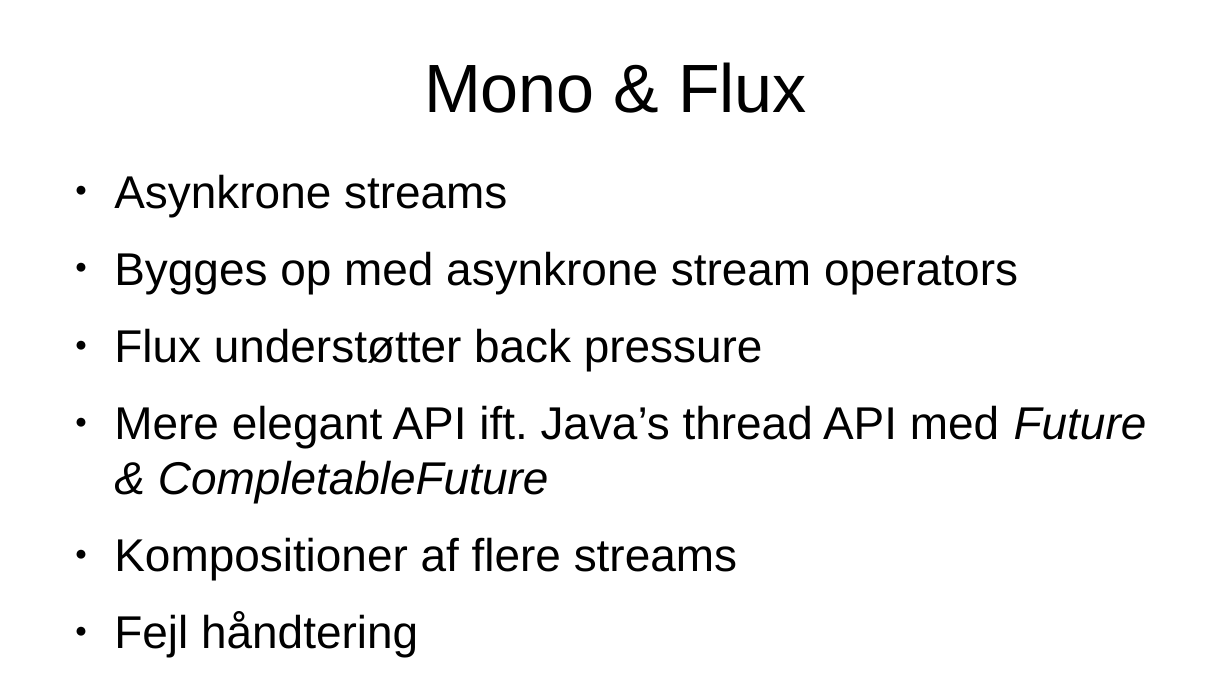
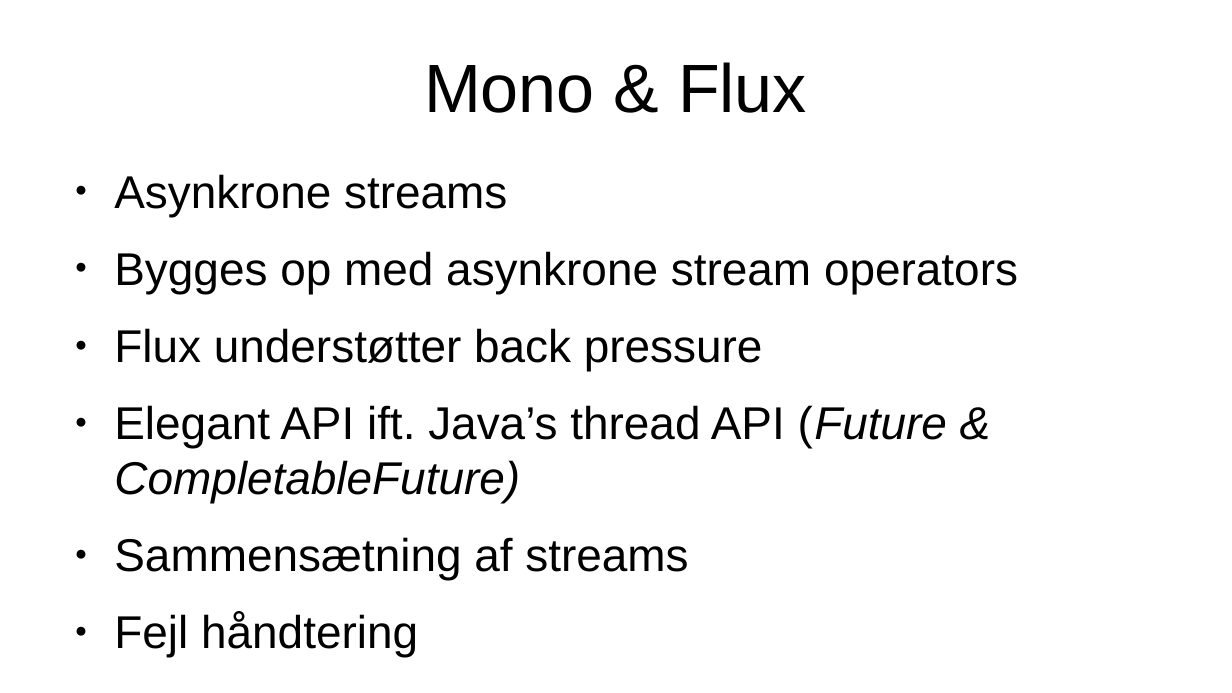
Before and after one commit to piotrskawinski/reactive-demo, a slide deck: slide 7 of docs/Reactive programming.odp (slide 6 before the commit). Drawn at 1232x693 pixels with LibreOffice and Linux fonts; fonts in the diff are those of the drawing. Boxes give left, top, right and bottom in pixels: in the first picture for what was removed or moved away, otherwise in the second. Text is boxed around its words. In the diff, an @@ line names an element or a change of style, - is before the commit and + after.

```diff
--- a/docs/Reactive programming.odp
+++ b/docs/Reactive programming.odp
@@ text at (114,405,947,580): text changed @@
-● Mere elegant API ift. Java’s thread API med Future & CompletableFuture
-● Kompositioner af flere streams
+● Elegant API ift. Java’s thread API (Future & CompletableFuture)
+● Sammensætning af streams
```
Also in this commit, not shown: 7 other slides changed, 1 slide added, 3 other files.
